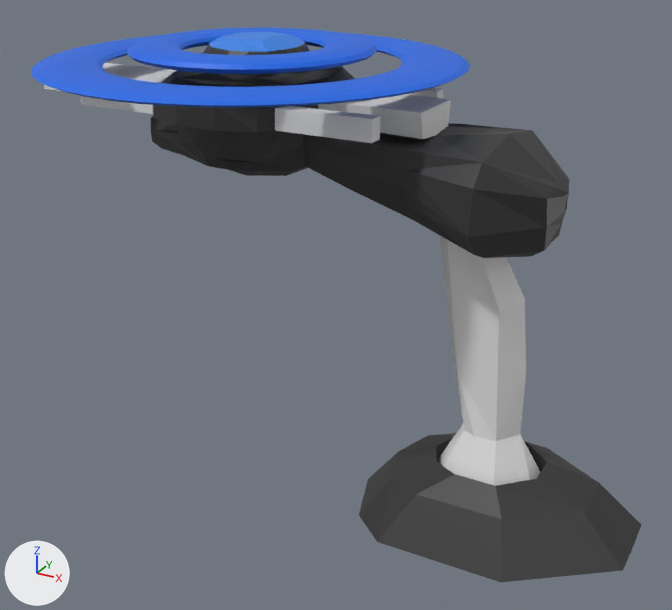
What one commit did to the Blender file Assets/RobotParts/Attachment/ShieldArm/ShieldArmModel.blend.
Both versions are drawn from a camera (50 mm lens) standing at (9.45, -11.18, 3.22) and looking at (3.34, -0.09, -2.33). Every picture has the same lights, and +X, +Y and +Z are marked at lower left.

Names of what the first picture shows: 'Arm', 'OuterRing', 'Shield'.
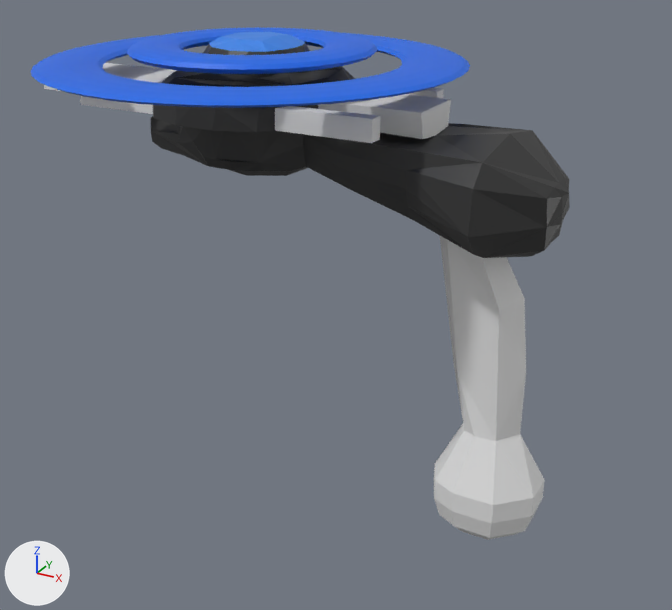
Edits to the bpy script that builds the scene:
```text
Change me_sphere:
    used by ob_arm; location = (0.0, 0.0, 0.0); rotation_euler = (0.0, -0.295, 0.0), in degrees (0, -17, 0)
    remove me_sphere.from_pydata(...)  # 200 vertices, 134 faces; spans x -1.43..6.27, y 0.0..1.52, z -7.15..1.17
    add me_sphere.from_pydata(...)  # 206 vertices, 141 faces; spans x -1.43..6.27, y 0.0..1.52, z -6.95..1.17
    me_sphere part 1
    6 vertices are removed from x 3.01..5.75, y 0.25..1.49, z -6.82..-5.62
    12 faces are deleted
    12 vertices move from x 2.17..6.18, y 0.0..1.01, z -7.15..-5.58 to x 3.34..4.92, y 0.0..0.66, z -6.95..-6.18
    12 vertices are added at x 3.51..4.92, y 0.1..0.44, z -6.95..-6.23
    19 new faces join them, mat_trim (white #e7e7e7)
    me_sphere part 2: 2 faces spanning x 3.82..4.56, y 0.55..0.66, z -6.74..-6.01 switch from mat_body (black #313131) to mat_trim (white #e7e7e7)
```

What differs and where, as boxes [x1, y1, x2, y2] in the pictures (672 x 610 px):
'Arm', reshaped (12% narrower, 8% shorter)
    before: [44, 32, 641, 582]
    after: [44, 32, 570, 540]
part 1 of me_sphere, built on
    before: [359, 433, 641, 582]
    after: [434, 467, 545, 540]
part 2 of me_sphere, recoloured
    before: [417, 441, 525, 519]
    after: [452, 494, 493, 538]
